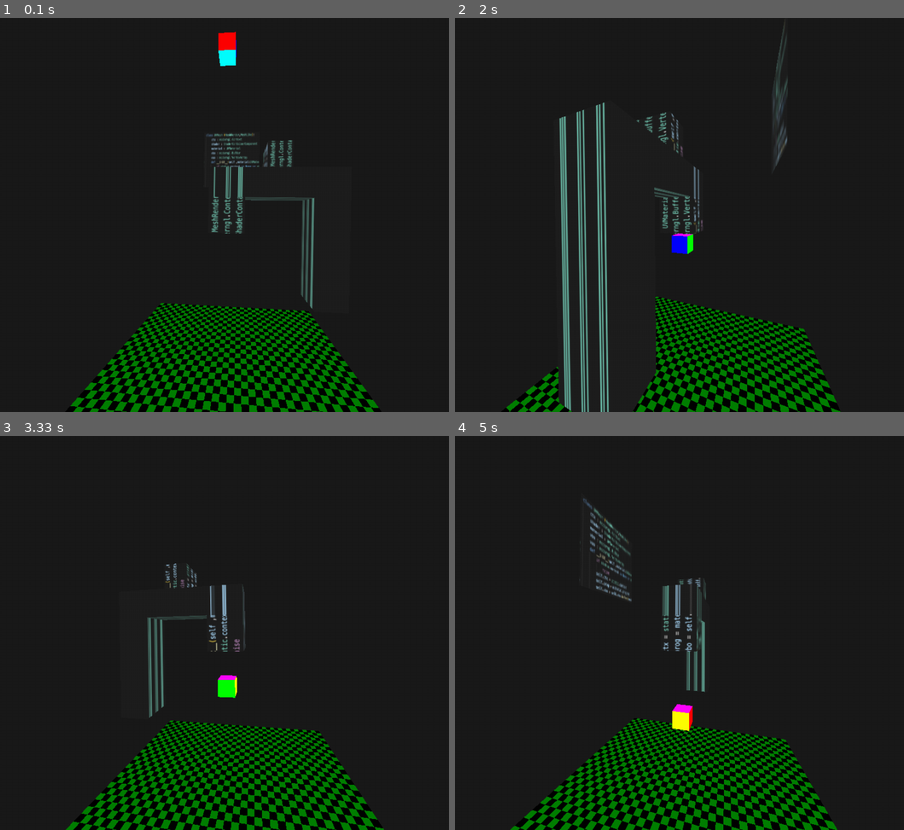
Above: before the commit, frames 1-4 (two rows, left to right).
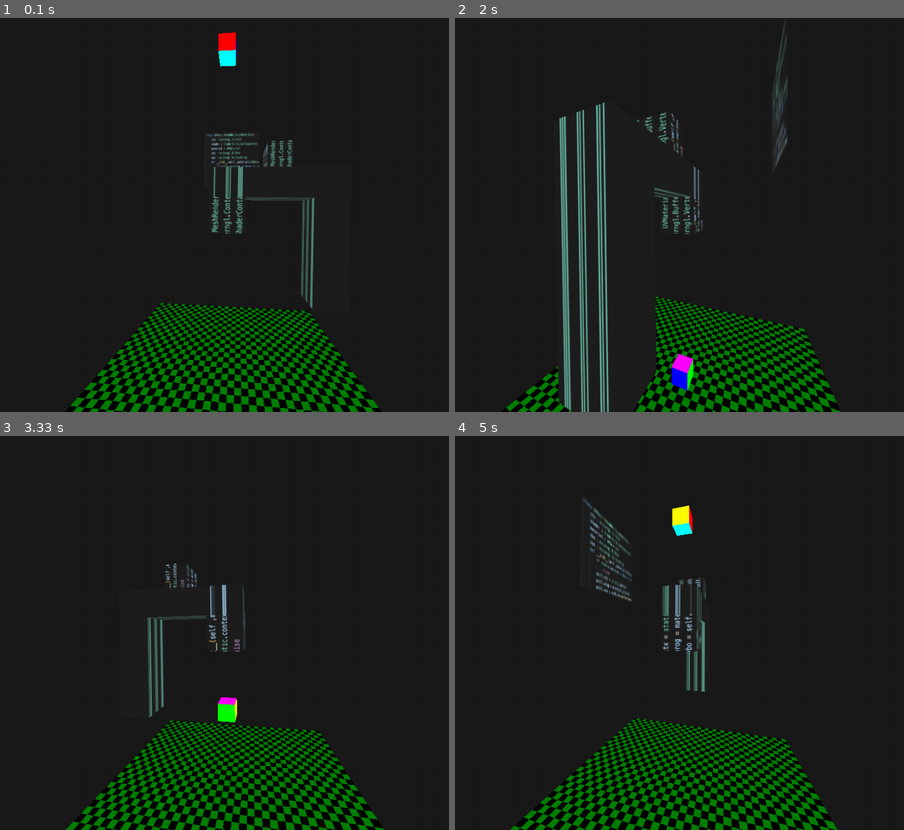
Above: after the commit, the same moments.

Repository: Oshota501/Pygame_Prog
Game: pygame game, started from main.py
Same seed, same stepped clock (60 frames per second), same inputs: the game is played once before the commit and once after it.
Inputs:
- Up to frame 1 (0.1 s): no input
- Up to frame 2 (2 s): no input
- Up to frame 3 (3.33 s): no input
- Up to frame 4 (5 s): no input

The runs differ from the first frame. In frame 1, less than 0.1% of the frame differs, in the area x 48-53%, y 3-13%; in frame 2, 0.6%, in the area x 48-54%, y 54-95%; in frame 3, 0.5%; in frame 4, 0.6%.

Commit message:
feat : 重力演算

Diff:
--- a/PyGame3d/GameObject/sprite.py
+++ b/PyGame3d/GameObject/sprite.py
@@ -1,4 +1,5 @@
-from abc import abstractmethod
+from abc import ABC, abstractmethod
+from PyGame3d import static
 from PyGame3d.Draw import MeshLike, TextureLike, Transform
 from PyGame3d.GameObject import (
     CollisionDetectionContainer,
@@ -33,6 +34,63 @@
 
         return AxisAlignedBoundingBox(min_point, max_point)
 
+# ------ ------ ------ ------ ------ ------ ------ ------ ------
+# 物理演算 phisics caluclation
+# ------ ------ ------ ------ ------ ------ ------ ------ ------
+class Sprite3DPhysicsComponent (ABC) :
+    mass : float
+    velocity : Vector3
+    gravity : bool
+    def __init__(self,
+            velocity:Vector3,
+            mass:float,
+            use_gravity:bool = False
+    ) -> None:
+        super().__init__()
+        self.gravity = use_gravity
+        self.mass = mass
+        self.velocity = velocity
+    @abstractmethod
+    def cal_position (self,deltaMS:float,position:Vector3) -> Vector3 :
+        pass
+
+
+class Sprite3DSimplePhysics (
+    Sprite3DPhysicsComponent
+) :
+    def __init__(self,
+            velocity:Vector3=Vector3(0,0,0),
+            mass:float=1,
+            use_gravity:bool = False
+    ) -> None:
+        super().__init__(velocity,mass,use_gravity=use_gravity)
+    def cal_position (self,deltaMS:float,position:Vector3) -> Vector3 :
+        if self.gravity :
+            deltaS = deltaMS*0.001
+            position = position + self.velocity*deltaS
+        return position
+
+
+class Sprite3DGravityPhysics (
+    Sprite3DPhysicsComponent
+) :
+    def __init__(self,
+            velocity:Vector3=Vector3(0,0,0),
+            mass:float=1,
+            use_gravity:bool = False
+    ) -> None:
+        super().__init__(velocity,mass,use_gravity=use_gravity)
+    def cal_position (self,deltaMS:float,position:Vector3) -> Vector3 :
+        if self.gravity :
+            deltaS = deltaMS*0.001
+            g = static.gravity_asseleration
+            self.velocity += g*deltaS
+            position = position + self.velocity*deltaS
+        return position
+
+# ------ ------ ------ ------ ------ ------ ------ ------ ------
+# Sprite
+# ------ ------ ------ ------ ------ ------ ------ ------ ------
 class Sprite3D (
     GameContainer,
     Sprite3DComponent,
@@ -41,18 +99,33 @@
     mesh : MeshLike | None
     _collide_enabled : bool
     _bounding_obj : list[Sprite3DBoundingObject]
+    physics : Sprite3DPhysicsComponent
 
-    def __init__(self,name="Sprite") -> None:
+    def __init__(self,
+            name="Sprite",
+            collision:bool=False,
+            mesh:MeshLike|None=None,
+            bounding:list[Sprite3DBoundingObject]=[],
+            physics:Sprite3DPhysicsComponent|None=None
+    ) -> None:
         # GameContainerの__init__を呼ぶ（位置やスケールの初期化）
         GameContainer.__init__(self, name)
         # CollisionDetectionContainerの__init__を明示的に呼ぶ（CollisionManagerへの登録）
         CollisionDetectionContainer.__init__(self)
-        self.mesh = None
-        self._collide_enabled = False  # デフォルトで衝突判定を無効にする
-        self._bounding_obj = []
+        self.mesh = mesh
+        self._collide_enabled = collision
+        self._bounding_obj = bounding
+        # デフォルト引数の問題を回避：Noneの場合は新しいインスタンスを作成
+        if physics is None:
+            self.physics = Sprite3DGravityPhysics()  # デフォルトは物理演算なし
+        else:
+            self.physics = physics
     # @override
     def update(self,delta_MS:float):
         super().update(delta_MS)
+        # 物理演算で位置を更新
+        if self.physics is not None:
+            self.set_position(self.physics.cal_position(delta_MS, self.get_position()))
         if self.mesh is not None :
             self.mesh.render(Transform(
                 self.get_position(),
@@ -91,6 +164,7 @@
         """you can use function when collided .please over ride."""
         return
 
+
     # static method
     @staticmethod
     def transform (
--- a/PyGame3d/static.py
+++ b/PyGame3d/static.py
@@ -1,6 +1,7 @@
 import moderngl
 from PyGame3d import Scene
 from PyGame3d.Draw.shader_container import ShaderContainerComponent
+from PyGame3d.vector import Vector3
 
 
 context : moderngl.Context | None = None
@@ -8,3 +9,5 @@
 uv_mesh : ShaderContainerComponent | None = None
 
 scene : Scene | None = None
+
+gravity_asseleration : Vector3 = Vector3(0,-9.80665,0)
--- a/main.py
+++ b/main.py
@@ -27,6 +27,7 @@
 manager = CollisionManager()
 floor.set_collide_enabled(True)
 cube.set_collide_enabled(True)
+cube.physics.gravity = True
 # コンテナ定義
 container = GameContainer()
 # コンテナに追加
@@ -40,7 +41,6 @@
     game.stage.camera.position = Vector3(math.sin(angle),0,math.cos(angle))*10
     game.stage.camera.look_at(Vector3(0,0,0))
     # 位置を更新してから衝突判定を行う
-    cube.position -= Vector3(0,angle*0.1,0)
     # 衝突判定は位置更新の後に行う
     collide_list = manager.check_all_collisions()
     for obj0,obj1 in collide_list :
